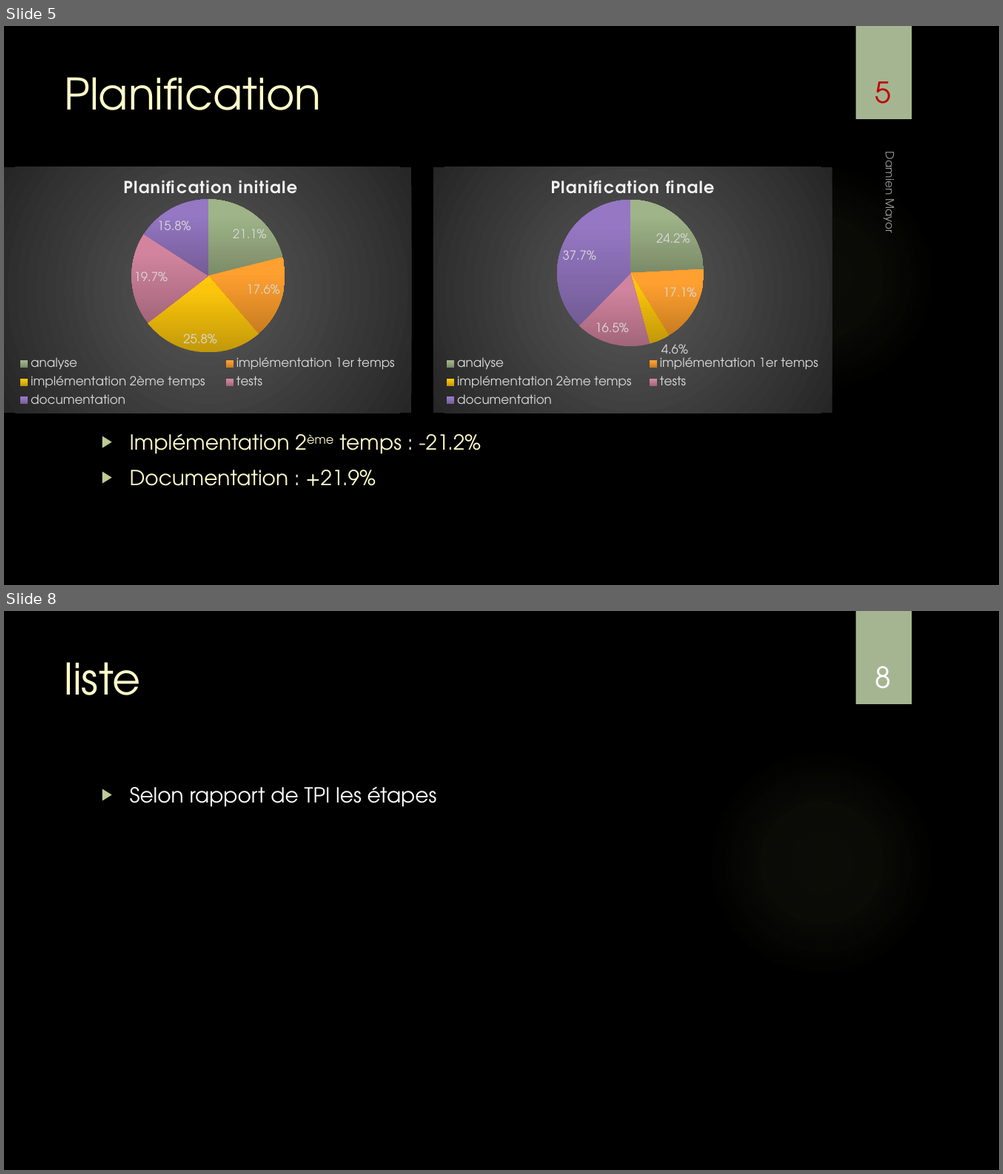
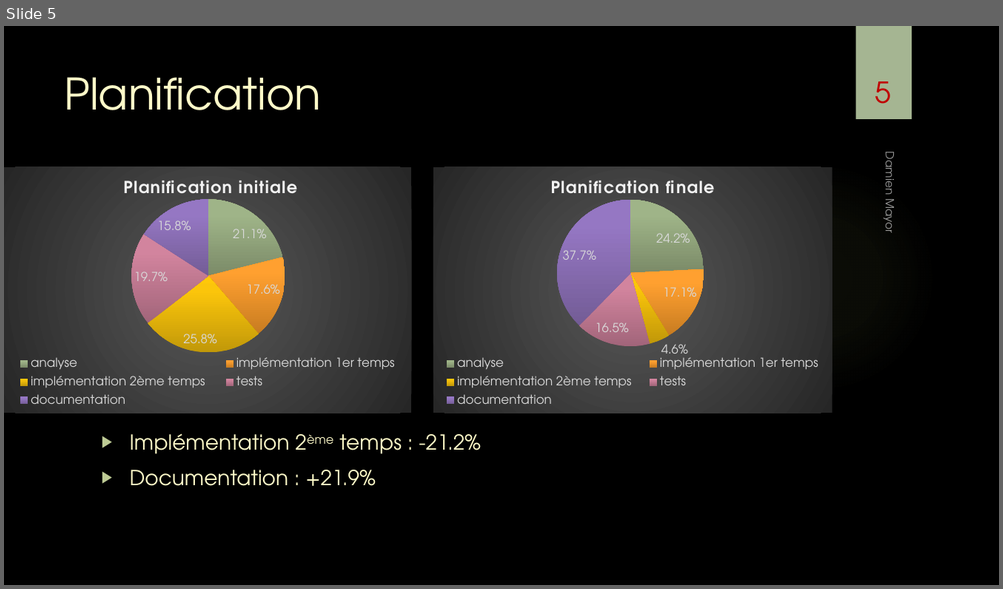
Before and after one commit to damienmayor/TPI, a slide deck: Présentation/Présentation TPI DMA.pptx. Shown one above the other, each under a label of ours: slides 5 and 8 before the commit, slide 5 after it; the slides between them are not shown. The pictures are 1003x1174 and 1003x589 pixels, drawn with LibreOffice and Linux fonts; fonts in the diff are those of the drawing; background and template pictures are left out. Boxes give left, top, right and bottom in pixels: in the first picture for what was removed or moved away, otherwise in the second. Text is boxed around its words. In the diff, an @@ line names an element or a change of style, - is before the commit and + after.

```diff
--- a/Présentation/Présentation TPI DMA.pptx
+++ b/Présentation/Présentation TPI DMA.pptx
@@ slide 8 removed at (4, 611, 999, 1170), background picture (left out); not listed: 2 template elements that a slide beside it also shows @@
@@ title removed at (64, 662, 141, 695) @@
-liste
@@ page number removed at (875, 666, 891, 689) @@
-8
@@ text removed at (130, 786, 437, 807) @@
-▶ Selon rapport de TPI les étapes
```
Also in this commit, not shown: 12 slides changed, 4 slides added, 3 other slides removed, 1 other file.
